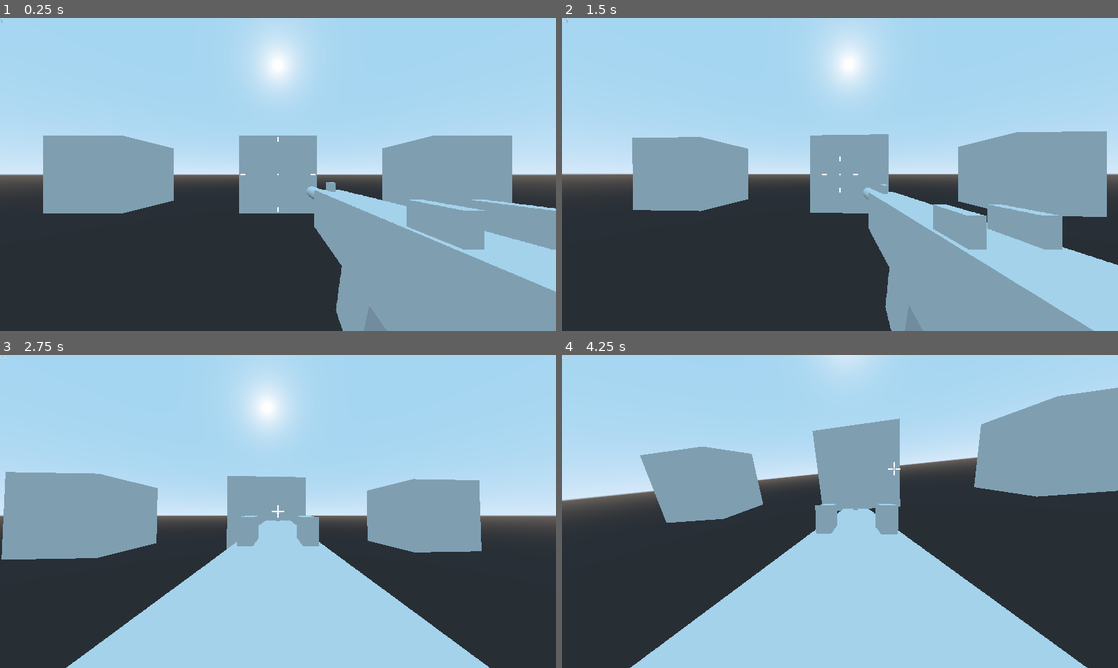
Above: before the commit, frames 1-4 (two rows, left to right).
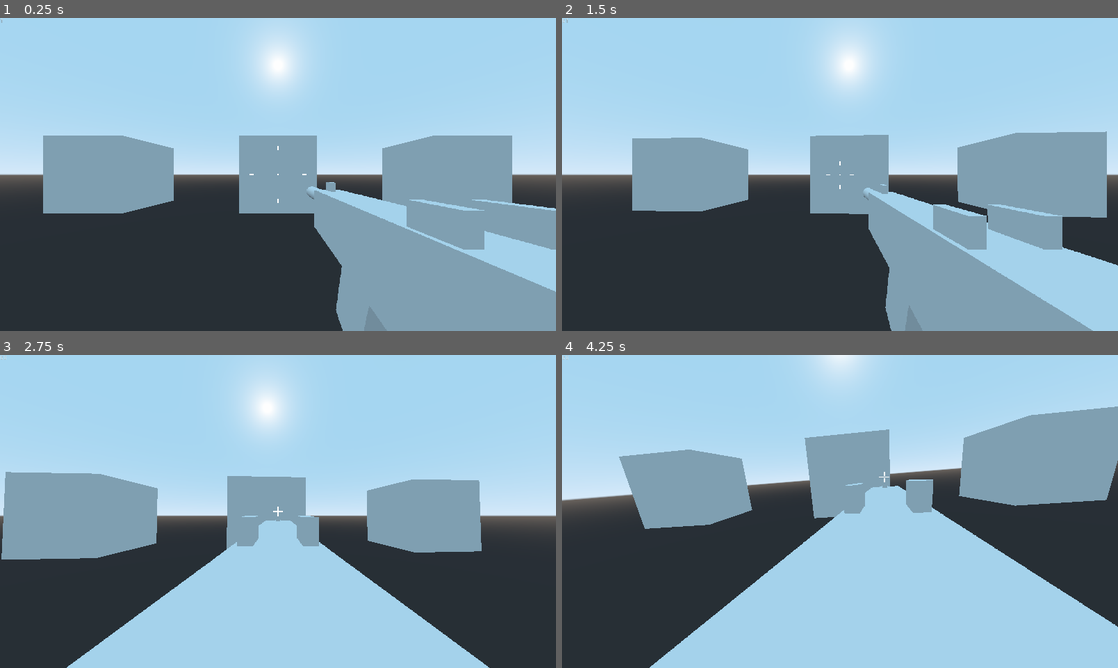
Above: after the commit, the same moments.

Repository: ringating/fps-test
Game: Godot game, scene res://scenes/3d_test_scene.tscn
Two runs of this game, one before a commit and one after it. Both use one fixed random seed, a clock stepped at 60 frames per second and the inputs below.
Inputs (mouse positions are in pixels of both pictures, inside the frame that each line leads up to):
- Up to frame 1 (0.25 s): no input
- Up to frame 2 (1.5 s): move the mouse to (867, 174) at 0.52 s; hold Right mouse button (ADS) 0.53-1.28 s; click (867, 174) at 0.8 s; move the mouse to (812, 174) at 1.27 s; click (812, 174) at 1.35 s
- Up to frame 3 (2.75 s): right-click (250, 511) at 1.55 s; move the mouse to (289, 505) at 2.02 s; hold Right mouse button (ADS) from 2.03 s (still down); click (289, 505) at 2.3 s
- Up to frame 4 (4.25 s): move the mouse to (834, 517) at 2.77 s; release Right mouse button (ADS) at 2.78 s; click (834, 517) at 2.85 s; right-click (834, 517) at 3.05 s; move the mouse to (878, 514) at 3.52 s; hold Right mouse button (ADS) from 3.53 s (still down); click (878, 514) at 3.8 s; tap P (aim_punch_debug) at 4.15 s

The runs differ from the first frame. In frame 1, less than 0.1% of the frame differs, in the area x 43-57%, y 38-62%; in frame 2, 0.5%; in frame 3, less than 0.1%; in frame 4, 15%, in the area x 0-100%, y 0-100%.

Commit message:
added aimpunch-based recoil

Diff:
--- a/scenes/3d_test_scene.tscn
+++ b/scenes/3d_test_scene.tscn
@@ -72,7 +72,6 @@
 script = ExtResource( 8 )
 
 [node name="gun_model_root" type="Spatial" parent="viewmodel_container/viewmodel_viewport/Spatial"]
-editor/display_folded = true
 transform = Transform( 1, 0, 0, 0, 1, 0, 0, 0, 1, 0, -0.363, -0.698 )
 script = ExtResource( 9 )
 
@@ -106,7 +105,7 @@
 mesh = SubResource( 2 )
 material/0 = null
 
-[node name="Node" type="Node" parent="viewmodel_container/viewmodel_viewport/Spatial/gun_model_root"]
+[node name="fire" type="Node" parent="viewmodel_container/viewmodel_viewport/Spatial/gun_model_root"]
 script = ExtResource( 10 )
 
 [node name="2D_UI_container" type="ViewportContainer" parent="."]
--- a/scripts/aim_punch.gd
+++ b/scripts/aim_punch.gd
@@ -2,15 +2,25 @@
 
 var tools
 var vmSpatial
-var recoveryLerpRate : float = 6
+var recoveryLerpRate : float = 6 setget setRecoveryLerpRate
 var vmScalar : float = 0.3
+
+var vms : float = vmScalar
 
 
 func aimPunch(horizontal:float, vertical:float):
 	rotate(Vector3.UP, horizontal)
 	rotate(Vector3.RIGHT, vertical)
-	vmSpatial.rotate(Vector3.UP, horizontal*vmScalar)
-	vmSpatial.rotate(Vector3.RIGHT, vertical*vmScalar)
+	if(Input.is_action_pressed("ADS")):
+		vms = 1
+	else:
+		vms = vmScalar
+	vmSpatial.rotate(Vector3.UP, horizontal*vms)
+	vmSpatial.rotate(Vector3.RIGHT, vertical*vms)
+
+
+func setRecoveryLerpRate(rate : float):
+	recoveryLerpRate = rate
 
 
 # Called when the node enters the scene tree for the first time.
--- a/scripts/crosshair.gd
+++ b/scripts/crosshair.gd
@@ -1,7 +1,7 @@
 extends Node2D
 
-var chLength : int = 12
-var chWidth : int = 4
+var chLength : int = 10
+var chWidth : int = 2
 var chDrawCenter : bool = true
 
 var chCenter : ColorRect
@@ -45,7 +45,7 @@
 
 	# just to demo functionality
 	timer += delta
-	setCrosshairRadius(40 * (sin(timer * 4) + 1))
+	setCrosshairRadius(30 * (sin(timer * 4) + 1))
 
 func setCrosshairRadius(radius : int):
 	setControlPosCentered(chNorth, Vector2(0, -chWidth/2 - radius - chLength/2))
--- a/scripts/fire_weapon.gd
+++ b/scripts/fire_weapon.gd
@@ -2,19 +2,26 @@
 
 export var rpm : float = 800 # rounds per minute
 var recoilOffset : Vector3 = Vector3(0, 0, 0.3)
+var recoilRadians : float = .008
+var recoilRecoveryLerpRate : float = 10
+var recoilHorizontalRange : float = .016
 
 var timeBetweenShots : float = 1/(rpm/60) # in seconds
 var timeSinceLastShot : float = timeBetweenShots
 var viewmodel
+var aimPunch
 
 # Called when the node enters the scene tree for the first time.
 func _ready():
 	viewmodel = get_node("..")
+	aimPunch = get_node("/root/root_spatial").find_node("aim_punch")
 
 # Called every frame. 'delta' is the elapsed time since the previous frame.
 func _process(delta):
 	if timeSinceLastShot >= timeBetweenShots and Input.is_action_pressed("Fire") :
 		timeSinceLastShot = 0
 		viewmodel.addToOffset(recoilOffset)
+		aimPunch.aimPunch(rand_range(-recoilHorizontalRange/2, recoilHorizontalRange/2), recoilRadians)
+		aimPunch.setRecoveryLerpRate(recoilRecoveryLerpRate)
 	else:
 		timeSinceLastShot += delta
Not shown, changed: todo.txt
